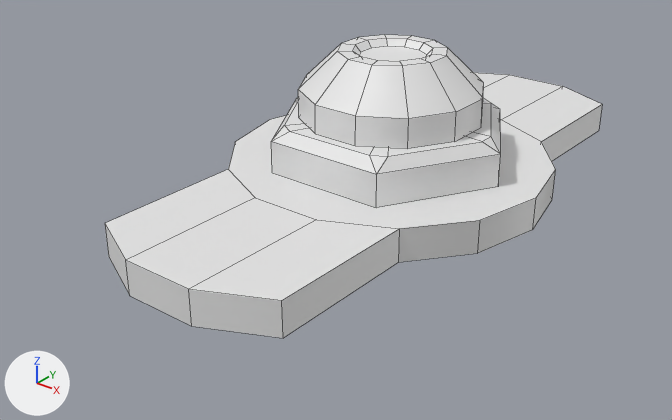
A saved change to the FBX model Assets/Rough_Imports/SwitchVariations/SM_Switch_Box_Var_B.FBX.
Both versions are drawn from a 50 mm lens placed at (0.0974, -0.1387, 0.0763), pointed at (-0.0035, -0.0125, -0.0019). The axes (+X, +Y, +Z) are drawn at lower left. The lights are the same throughout. Mesh edges are drawn as thin lines. Where no turn or scale is listed for an object, it has been applied to the vertices.

Objects in the first picture: 'SM_Switch_Box_VarB'.
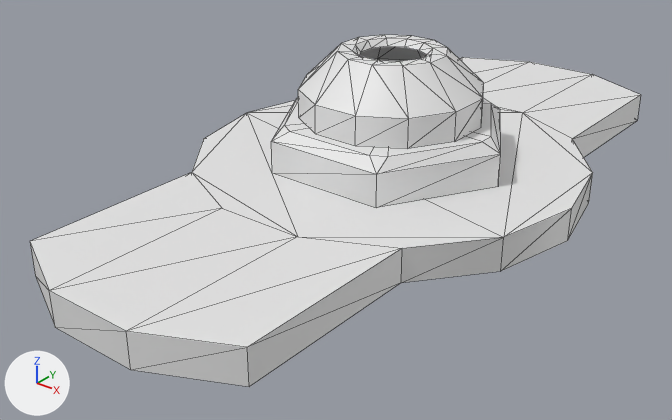
What changed in the scene script:
```text
Change me_mesh:
    used by ob_sm_switch_box_varb; location = (0.0, 0.0, 0.0)
    remove me_mesh.from_pydata(...)  # 125 vertices, 104 faces; spans x -0.0318..0.0318, y -0.0602..0.0602, z 0.0..0.0275
    add me_mesh.from_pydata(...)  # 125 vertices, 198 faces; spans x -0.0386..0.0386, y -0.0731..0.0731, z 0.0..0.0275
    me_mesh part 1
    7 vertices are removed from x -0.0318..0.0286, y -0.031..0.031, z 0.0063
    86 faces are deleted
    33 vertices move from x -0.0318..0.0318, y -0.0602..0.0602, z 0.0..0.0063 to x -0.0386..0.0386, y -0.0731..0.0731, z 0.0..0.0063
    2 vertices are added at (0.0086, 0.0376, 0.0063), (0.0086, -0.0376, 0.0063)
    5 new vertices lie (0.0, 0.0, 0.0063) away from vertices in x -0.0318..0.0286, y -0.0248..0.0248, z 0.0
    180 new faces join them
```

What differs and where, as boxes (x1, y1, x2, y2) in the pictures (672 x 420 px):
'SM_Switch_Box_VarB', reshaped (23% wider, 16% taller)
    before: (105, 35, 602, 338)
    after: (30, 35, 641, 387)
